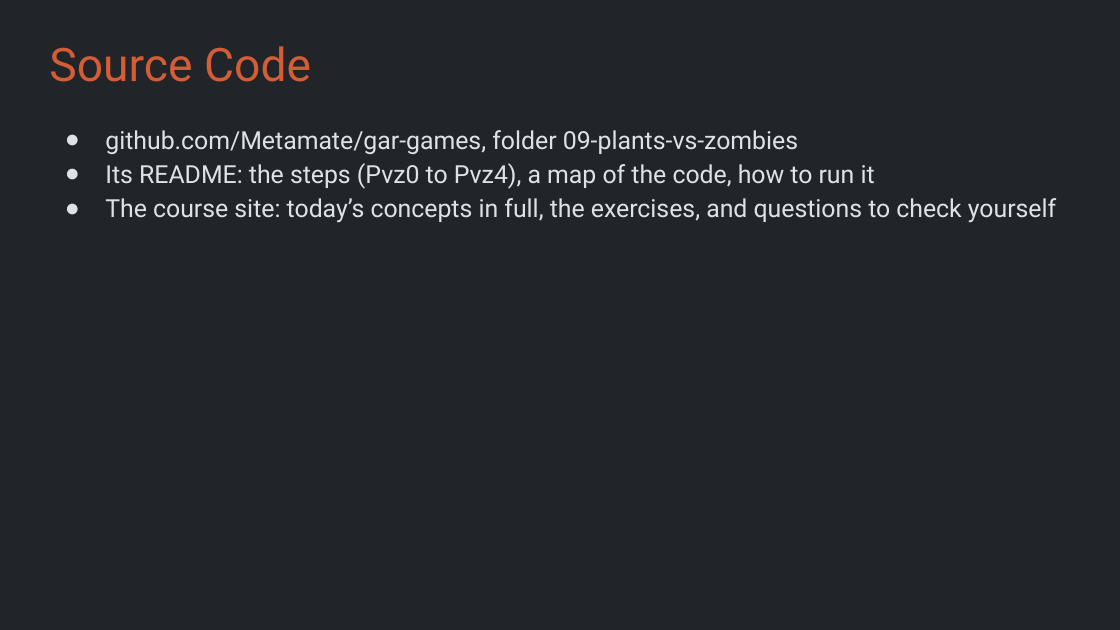
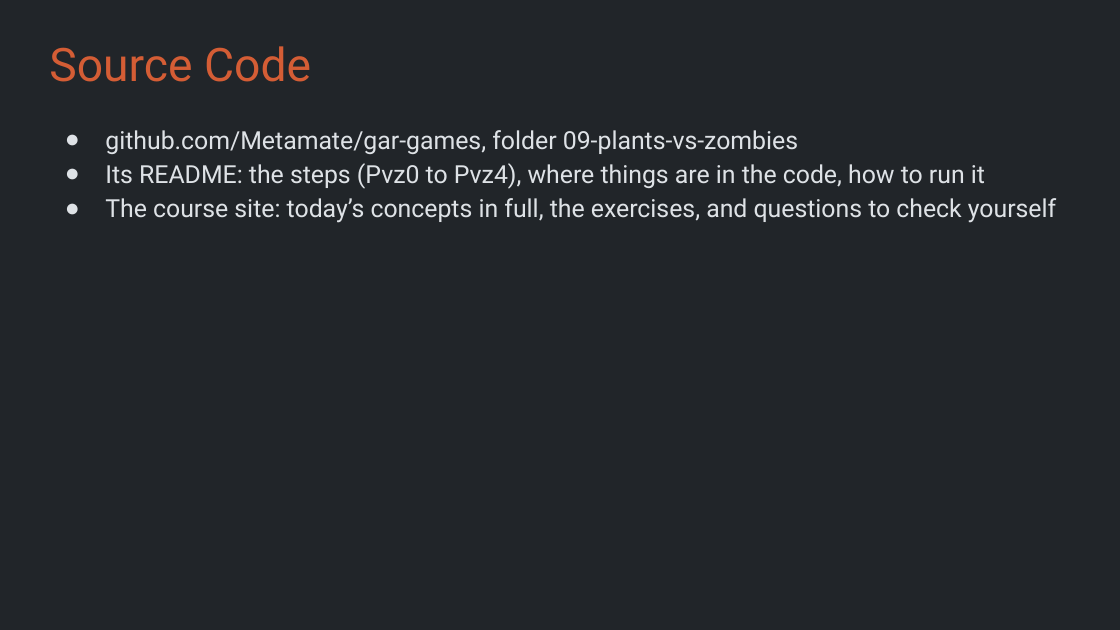
Before and after one commit to Metamate/gar, a slide deck: slide 4 of slides/09 Plants vs. Zombies.pptx. Drawn at 1120x630 pixels with LibreOffice and Linux fonts; fonts in the diff are those of the drawing. Boxes give left, top, right and bottom in pixels: in the first picture for what was removed or moved away, otherwise in the second. Text is boxed around its words. In the diff, an @@ line names an element or a change of style, - is before the commit and + after.

```diff
--- a/slides/09 Plants vs. Zombies.pptx
+++ b/slides/09 Plants vs. Zombies.pptx
@@ text at [105,163,985,189]: text changed @@
-● Its README: the steps (Pvz0 to Pvz4), a map of the code, how to run it
+● Its README: the steps (Pvz0 to Pvz4), where things are in the code, how to run it
```
Also in this commit, not shown: 1 other slide changed, 11 other files.
